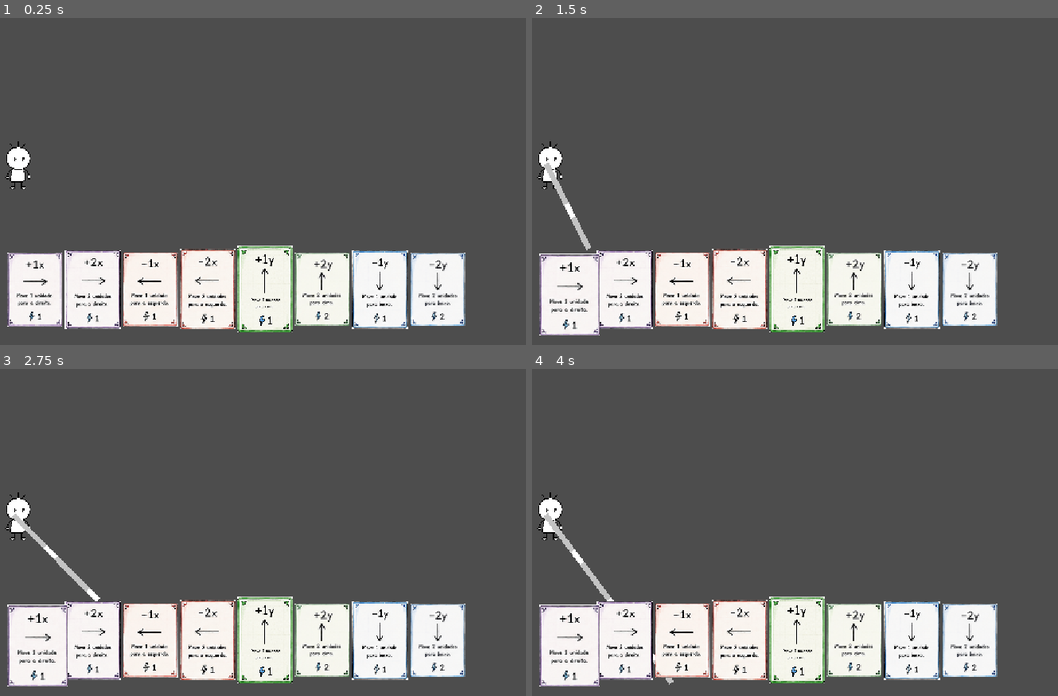
Above: before the commit, frames 1-4 (two rows, left to right).
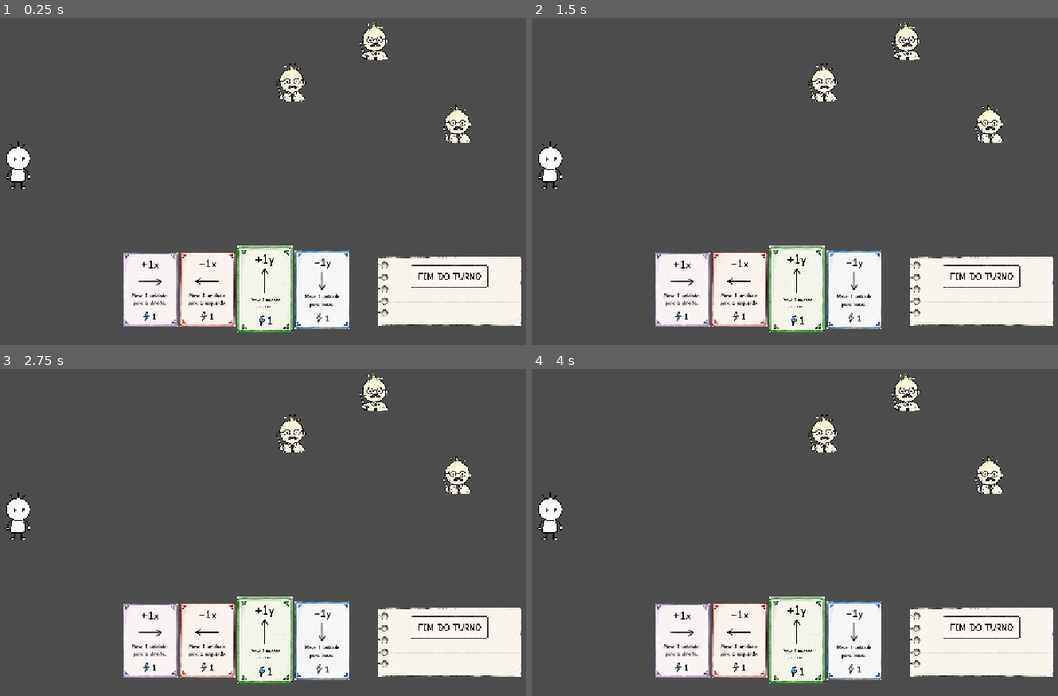
Above: after the commit, the same moments.

Repository: catolica-faculdade/incognita-deck
Game: Godot game, scene res://main/main.tscn
The game is run twice, just before and just after one commit, with the same random seed, the same clock (stepped at 60 frames per second) and the same inputs.
Inputs (mouse positions are in pixels of both pictures, inside the frame that each line leads up to):
- Up to frame 1 (0.25 s): no input
- Up to frame 2 (1.5 s): click (979, 276) at 0.52 s; click (568, 289) at 1.27 s
- Up to frame 3 (2.75 s): click (36, 646) at 2.02 s
- Up to frame 4 (4 s): click (979, 627) at 2.77 s; click (568, 640) at 3.52 s

The runs differ from the first frame. In frame 1, 13% of the frame differs, in the area x 1-100%, y 1-96%; in frame 2, 13%; in frame 3, 13%; in frame 4, 13%, in the area x 1-100%, y 1-98%.

Commit message:
feat: add first logic to handle battle system with new end turn asset

Diff:
--- /dev/null
+++ b/interface/buttons/buttons.tscn
@@ -0,0 +1,48 @@
+[gd_scene format=3 uid="uid://cacwc8ih5dwrk"]
+
+[ext_resource type="Texture2D" uid="uid://360jo30uifs2" path="res://assets/empty_paper.png" id="1_paw45"]
+[ext_resource type="Texture2D" uid="uid://8ednp6hhoftm" path="res://assets/button.png" id="2_0r5lu"]
+
+[node name="Control" type="Control" unique_id=251126185]
+layout_mode = 3
+anchor_left = 0.822
+anchor_top = 0.81000006
+anchor_right = 1.0
+anchor_bottom = 1.0
+offset_left = -946.94403
+offset_top = -524.88007
+grow_horizontal = 0
+grow_vertical = 0
+mouse_filter = 2
+mouse_force_pass_scroll_events = false
+
+[node name="TextureRect" type="TextureRect" parent="." unique_id=160636558]
+layout_mode = 1
+anchors_preset = -1
+anchor_right = 1.0
+anchor_bottom = 1.0
+offset_left = 826.0
+offset_top = 489.0
+offset_right = -53.0
+offset_bottom = -35.0
+grow_horizontal = 2
+grow_vertical = 2
+mouse_filter = 2
+texture = ExtResource("1_paw45")
+expand_mode = 1
+stretch_mode = 5
+
+[node name="TextureButton" type="TextureButton" parent="." unique_id=102642846]
+layout_mode = 1
+anchors_preset = 15
+anchor_right = 1.0
+anchor_bottom = 1.0
+offset_left = 892.0
+offset_top = 503.99997
+offset_right = 439.9995
+offset_bottom = 50.999756
+grow_horizontal = 2
+grow_vertical = 2
+scale = Vector2(0.2, 0.2)
+texture_normal = ExtResource("2_0r5lu")
+ignore_texture_size = true
--- a/interface/interface.gd
+++ b/interface/interface.gd
@@ -8,13 +8,13 @@
 
 func _ready() -> void:
 	create_card(CARDS[0])
-	create_card(CARDS[1])
+	#create_card(CARDS[1])
 	create_card(CARDS[2])
-	create_card(CARDS[3])
+	#create_card(CARDS[3])
 	create_card(CARDS[4])
-	create_card(CARDS[5])
+	#create_card(CARDS[5])
 	create_card(CARDS[6])
-	create_card(CARDS[7])
+	#create_card(CARDS[7])
 
 func create_card(data):
 	var card = card_scene.instantiate()
@@ -22,6 +22,7 @@
 	card.setup(data)
 	card.card_pressed.connect(_on_card_pressed)
 
+
 func set_world(w):
 	world = w
 
--- a/interface/interface.tscn
+++ b/interface/interface.tscn
@@ -1,6 +1,7 @@
 [gd_scene format=3 uid="uid://bekie8wc02qgb"]
 
 [ext_resource type="Script" uid="uid://kn15ldbmc68h" path="res://interface/interface.gd" id="1_6nxxo"]
+[ext_resource type="PackedScene" uid="uid://cacwc8ih5dwrk" path="res://interface/buttons/buttons.tscn" id="2_0c05b"]
 
 [node name="CanvasLayer" type="CanvasLayer" unique_id=1260764440]
 script = ExtResource("1_6nxxo")
@@ -27,3 +28,7 @@
 anchor_bottom = 1.0
 grow_horizontal = 2
 grow_vertical = 0
+
+[node name="Buttons" parent="MarginContainer" unique_id=1522302423 instance=ExtResource("2_0c05b")]
+layout_mode = 2
+mouse_force_pass_scroll_events = true
--- a/world/battle_system/battle_system.gd
+++ b/world/battle_system/battle_system.gd
@@ -1,7 +1,6 @@
 extends Node
 
-@onready var battle_system = $BattleSystem
-@export var lock_distance = 40
+@export var lock_distance = 75
 
 var current_enemy = null
 
@@ -31,7 +30,21 @@
 			lock_target(enemy)
 			return
 
-func trajectory_hits_enemy(points: Array[float], position: Array[float]):
-	if position == points:
-		return true
+
+func trajectory_hits_enemy(points: PackedVector2Array, enemy_position: Vector2) -> bool:
+	for i in range(points.size() - 1):
+		var a = points[i]
+		var b = points[i + 1]
+		var closest_point = Geometry2D.get_closest_point_to_segment(
+			enemy_position,
+			a,
+			b
+		)
+
+		var distance = closest_point.distance_to(enemy_position)
+		print("validando...", distance)
+		print(lock_distance)
+		if distance <= lock_distance:
+			return true
+
 	return false
--- a/world/battle_system/battle_system_node.tscn
+++ b/world/battle_system/battle_system_node.tscn
@@ -1,3 +1,6 @@
 [gd_scene format=3 uid="uid://dallp0cnoaay6"]
 
+[ext_resource type="Script" uid="uid://c2tplweplw21a" path="res://world/battle_system/battle_system.gd" id="1_0e022"]
+
 [node name="BattleSystemNode" type="Node2D" unique_id=1791428483]
+script = ExtResource("1_0e022")
--- /dev/null
+++ b/world/enemy/enemy.gd
@@ -0,0 +1,12 @@
+extends Node
+
+
+# Called when the node enters the scene tree for the first time.
+func _ready() -> void:
+	add_to_group("enemies")
+
+func lock():
+	print("LOCKED")
+
+func unlock():
+	print("UNLOCKED")
--- a/world/enemy/enemy.tscn
+++ b/world/enemy/enemy.tscn
@@ -1,10 +1,22 @@
 [gd_scene format=3 uid="uid://b3m06rd3avcnb"]
 
+[ext_resource type="Script" uid="uid://mjnese414rce" path="res://world/enemy/enemy.gd" id="1_68tpa"]
 [ext_resource type="Texture2D" uid="uid://caipfb426ompc" path="res://assets/enemies/teacher.png" id="1_u5u4r"]
 
+[sub_resource type="CapsuleShape2D" id="CapsuleShape2D_u5u4r"]
+radius = 5.0
+height = 14.799999
+
 [node name="Enemy" type="Node2D" unique_id=1058535472]
+script = ExtResource("1_68tpa")
 
-[node name="TextureRect" type="TextureRect" parent="." unique_id=1153895183]
-offset_right = 40.0
-offset_bottom = 40.0
+[node name="Area2D" type="Area2D" parent="." unique_id=2074787130]
+
+[node name="CollisionShape2D" type="CollisionShape2D" parent="Area2D" unique_id=1651672463]
+position = Vector2(1, 4.0000005)
+scale = Vector2(5, 5)
+shape = SubResource("CapsuleShape2D_u5u4r")
+
+[node name="Sprite2D" type="Sprite2D" parent="." unique_id=1036033371]
+scale = Vector2(0.275, 0.275)
 texture = ExtResource("1_u5u4r")
--- a/world/world.gd
+++ b/world/world.gd
@@ -1,9 +1,14 @@
 extends Node2D
+
+const grid_unity = 75
 
 const CARDS = preload("res://card/card_database.gd").CARDS
 const card_scene = preload("res://card/card.tscn")
 const player_scene = preload("res://world/player/player.tscn")
+const enemy_scene = preload("res://world/enemy/enemy.tscn")
+const battle_system_scene = preload("res://world/battle_system/battle_system_node.tscn")
 
+@onready var battle_system = $BattleSystemNode
 @onready var camera = $Camera
 
 var player_instance: Node2D
@@ -18,6 +23,9 @@
 	player_instance.global_position = Vector2.ZERO
 	camera.global_position = Vector2(500, 0)
 	trajectory = player_instance.get_node("Player/TrajectoryNode/Trajectory")
+	spawn_mock_enemy(Vector2(8, 2))
+	spawn_mock_enemy(Vector2(10, 3))
+	spawn_mock_enemy(Vector2(12, 1))
 
 func apply_card(value: int, axis: String):
 	if not trajectory:
@@ -25,8 +33,6 @@
 		return
 
 	if axis == "x":
-		print(value)
-		print(current_math_x)
 		if (current_math_x <= 1 && value < 0):
 			current_math_x = 0
 		else:
@@ -40,3 +46,13 @@
 		return
 
 	trajectory.update_straight_line(current_math_x, current_math_y)
+	battle_system.evaluate_trajectory(trajectory.points)
+
+func spawn_mock_enemy(points: Vector2):
+	var enemy = enemy_scene.instantiate()
+	add_child(enemy)
+	var grid_position = points
+	enemy.global_position = grid_to_world(grid_position)
+
+func grid_to_world(grid: Vector2) -> Vector2:
+	return Vector2(grid.x * 75, grid.y * -75)
--- a/world/world.tscn
+++ b/world/world.tscn
@@ -1,8 +1,11 @@
 [gd_scene format=3 uid="uid://cqysw44j2pc5h"]
 
 [ext_resource type="Script" uid="uid://chg5p28dchyw0" path="res://world/world.gd" id="1_mmdvd"]
+[ext_resource type="PackedScene" uid="uid://dallp0cnoaay6" path="res://world/battle_system/battle_system_node.tscn" id="2_tcf2h"]
 
 [node name="CameraNode" type="Node2D" unique_id=146818457]
 script = ExtResource("1_mmdvd")
 
 [node name="Camera" type="Camera2D" parent="." unique_id=1782047795]
+
+[node name="BattleSystemNode" parent="." unique_id=1791428483 instance=ExtResource("2_tcf2h")]
Binary file added: assets/button.png
Not shown, added: assets/button.png.import
Binary file added: assets/cd780a82-172a-4ce0-948c-3d0f245880bf.png
Not shown, added: assets/cd780a82-172a-4ce0-948c-3d0f245880bf.png.import
Binary file added: assets/empty_paper.png
Not shown, added: assets/empty_paper.png.import
Not shown, added: world/enemy/enemy.gd.uid
